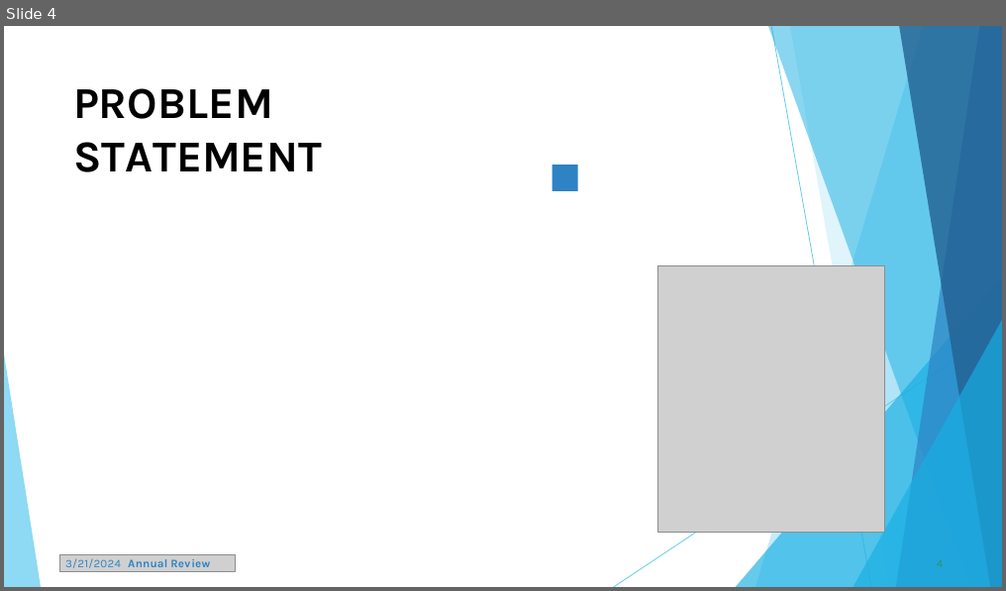
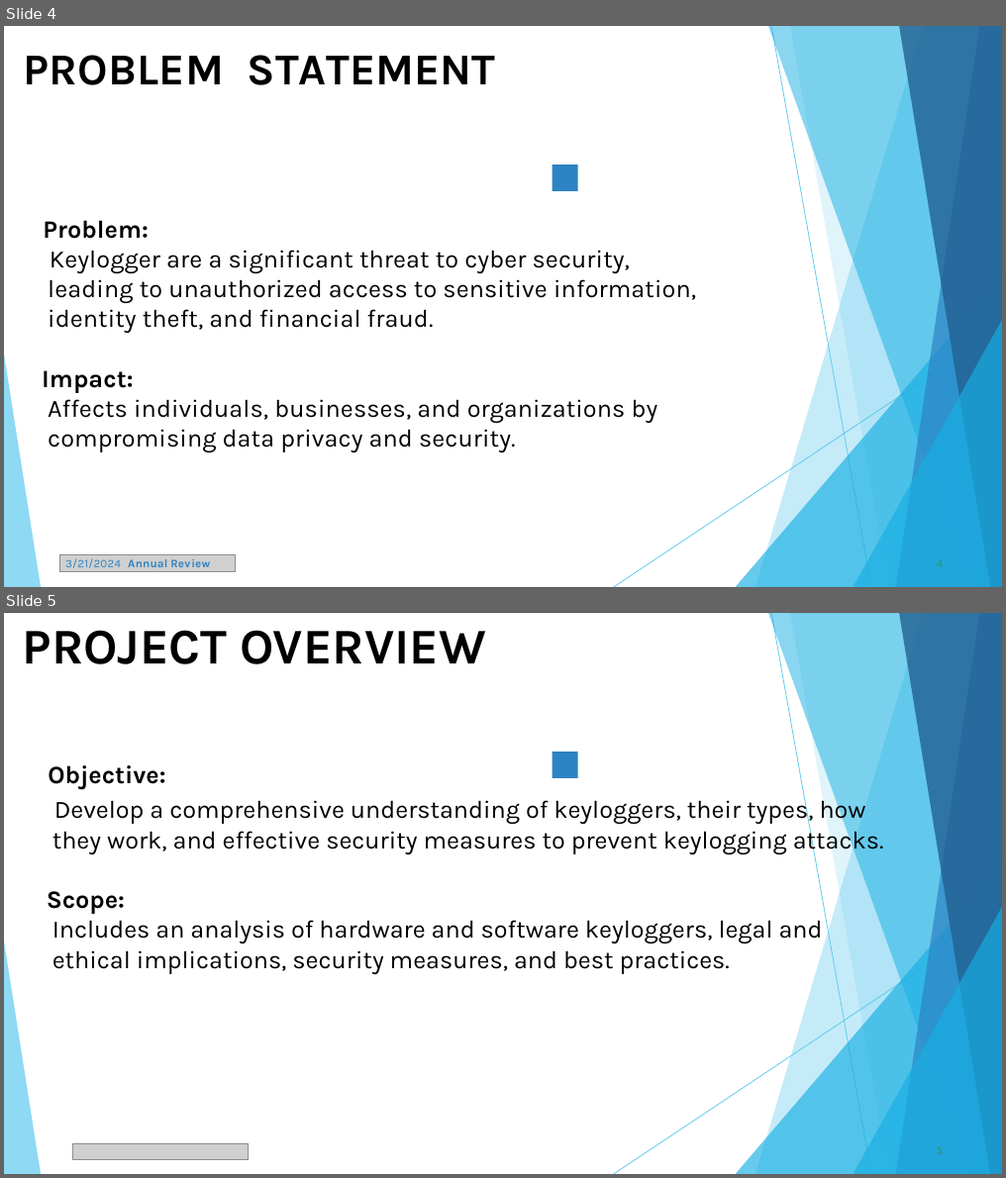
Before and after one commit to Muzammil8008/muzammil-project, a slide deck: Template_Presentation_Students.pptx. Shown one above the other, each under a label of ours: slide 4 before the commit, slides 4 and 5 after it. The pictures are 1006x591 and 1006x1178 pixels, drawn with LibreOffice and Linux fonts; fonts in the diff are those of the drawing; grey boxes stand for pictures. Boxes give left, top, right and bottom in pixels: in the first picture for what was removed or moved away, otherwise in the second. Text is boxed around its words. In the diff, an @@ line names an element or a change of style, - is before the commit and + after.

```diff
--- a/Template_Presentation_Students.pptx
+++ b/Template_Presentation_Students.pptx
@@ slide 5 added at <box>4,613,1002,1174</box>, background #FFFFFF; not listed: 10 template elements that a slide beside it also shows @@
@@ title added at <box>23,630,884,974</box>, 24 pt, text #000000 @@
+PROJECT OVERVIEW
+Objective:
+Develop a comprehensive understanding of keyloggers, their types, how
+they work, and effective security measures to prevent keylogging attacks.
+Scope:
+Includes an analysis of hardware and software keyloggers, legal and
+ethical implications, security measures, and best practices.
@@ freeform shape added at <box>552,752,577,777</box>, fill #2D83C3 @@
@@ picture added at <box>73,1144,249,1160</box> @@
@@ page number added at <box>937,1148,944,1155</box>, 11 pt, text #2D936B @@
+5
@@ slide 4 changed as well @@
@@ title at <box>24,55,696,454</box>: text changed; size 42.5 to 24 pt; bold off @@
-PROBLEM STATEMENT
+PROBLEM STATEMENT
+Problem:
+Keylogger are a significant threat to cyber security,
+leading to unauthorized access to sensitive information,
+identity theft, and financial fraud.
+Impact:
+Affects individuals, businesses, and organizations by
+compromising data privacy and security.
@@ picture removed at <box>658,267,884,533</box> @@
```
Also in this commit, not shown: 7 other slides changed, 1 other slide added, 2 slides removed.
